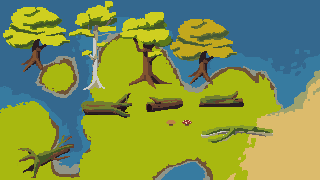
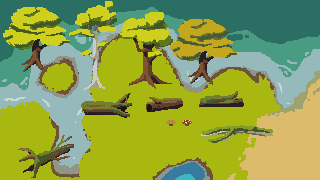
The second 320 × 180 image is a revision of the first. Changes to its layers:
added layer "Layer 12" above "Layer 10" over (4, 71, 290, 159)
added layer "Layer 10" above "Layer 8" over (0, 22, 320, 175)
added layer "Layer 8" above "Layer 11" over (0, 0, 320, 62)
added layer "Layer 11" above "Layer 14" over (0, 0, 320, 160)
added layer "Layer 14" above "Layer 13" over (175, 174, 195, 180)
hid "conceptforest_map" over (25, 0, 295, 180)
